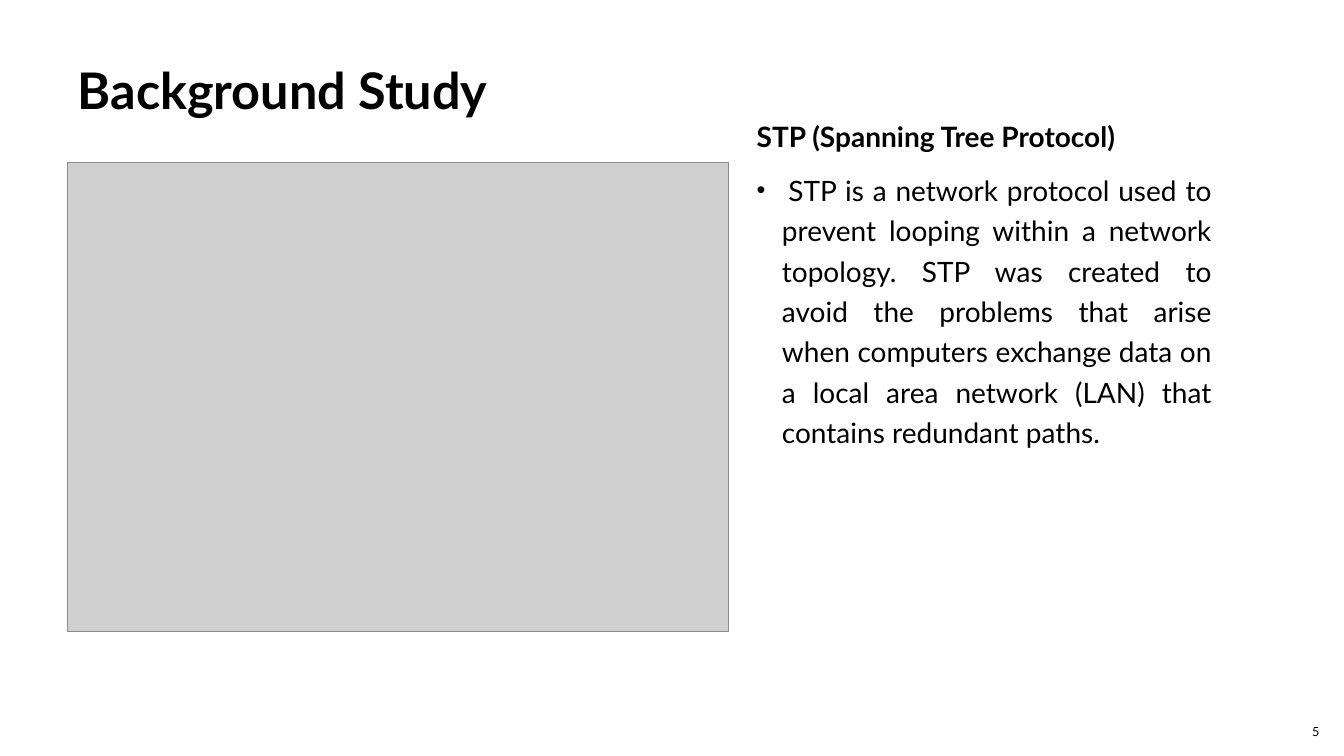
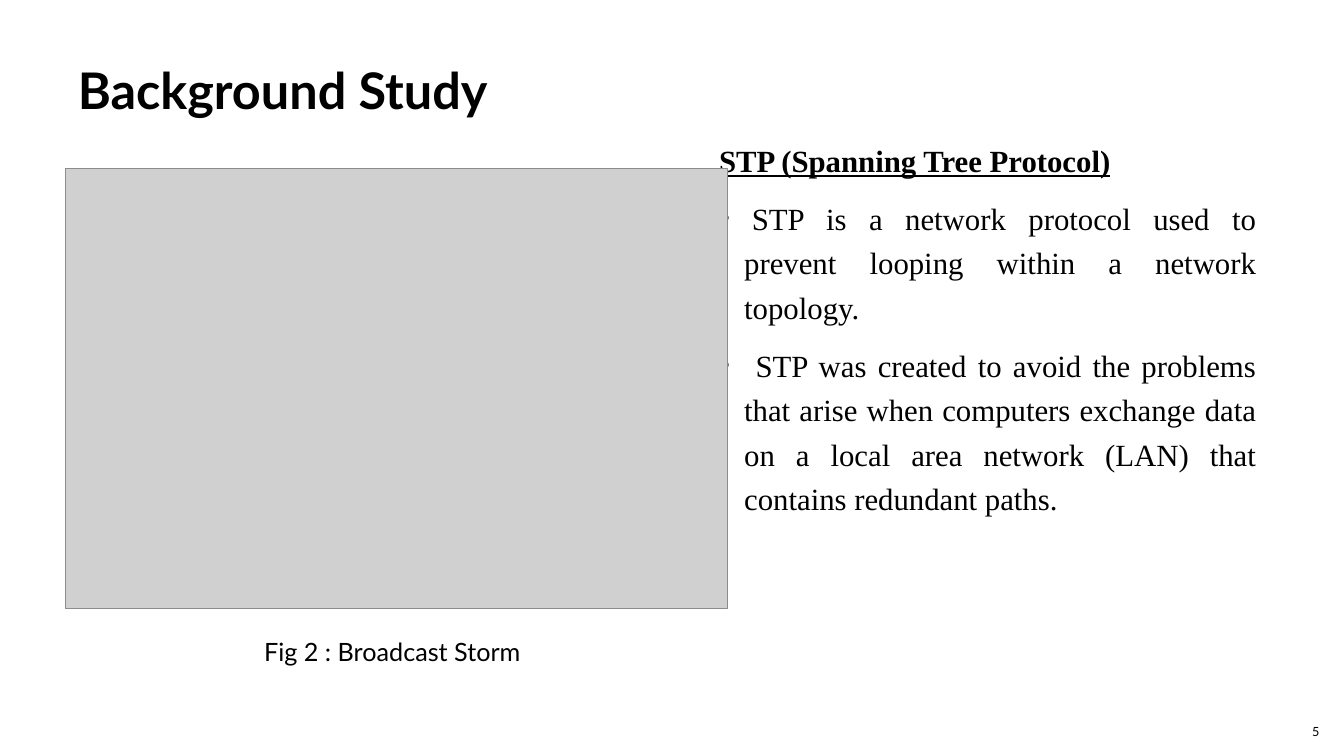
Before and after one commit to Istiaq-Alam/Academic-Note, a slide deck: slide 5 of Projects/Computer Networks/Computer Network Title Presentation.pptx. Drawn at 1344x756 pixels with LibreOffice and Linux fonts; fonts in the diff are those of the drawing; grey boxes stand for pictures. Boxes give left, top, right and bottom in pixels: in the first picture for what was removed or moved away, otherwise in the second. Text is boxed around its words. In the diff, an @@ line names an element or a change of style, - is before the commit and + after.

```diff
--- a/Projects/Computer Networks/Computer Network Title Presentation.pptx
+++ b/Projects/Computer Networks/Computer Network Title Presentation.pptx
@@ text "STP (Spanning Tree Protocol)": place and size @@
-text "STP (Spanning Tree Protocol)" at [757, 125, 1212, 448]
+text "STP (Spanning Tree Protocol)" at [719, 150, 1256, 516]
@@ picture: place and size @@
-picture at [68, 162, 729, 632]
+picture at [66, 168, 727, 608]
@@ text at [719, 150, 1111, 178]: size 20 to 22 pt, font Lato to Times New Roman, underline on in "STP (Spanning Tree Protocol)" @@
@@ text at [744, 208, 1256, 516]: text changed; size 20 to 22 pt; font Lato to Times New Roman @@
-• STP is a network protocol used to prevent looping within a network topology. STP was created to avoid the problems that arise when computers exchange data on a local area network (LAN) that contains redundant paths.
+• STP is a network protocol used to prevent looping within a network topology.
+• STP was created to avoid the problems that arise when computers exchange data on a local area network (LAN) that contains redundant paths.
@@ text added at [264, 642, 520, 666], 18 pt, text #000000 @@
+Fig 2 : Broadcast Storm
```
Also in this commit, not shown: 3 other slides changed, 1 slide added.
